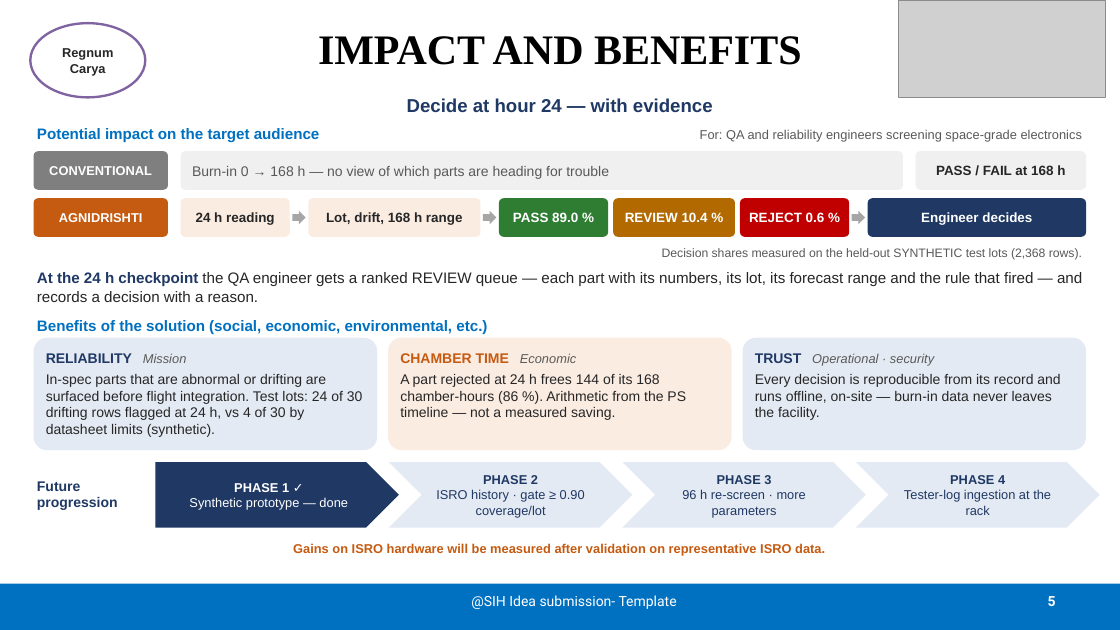
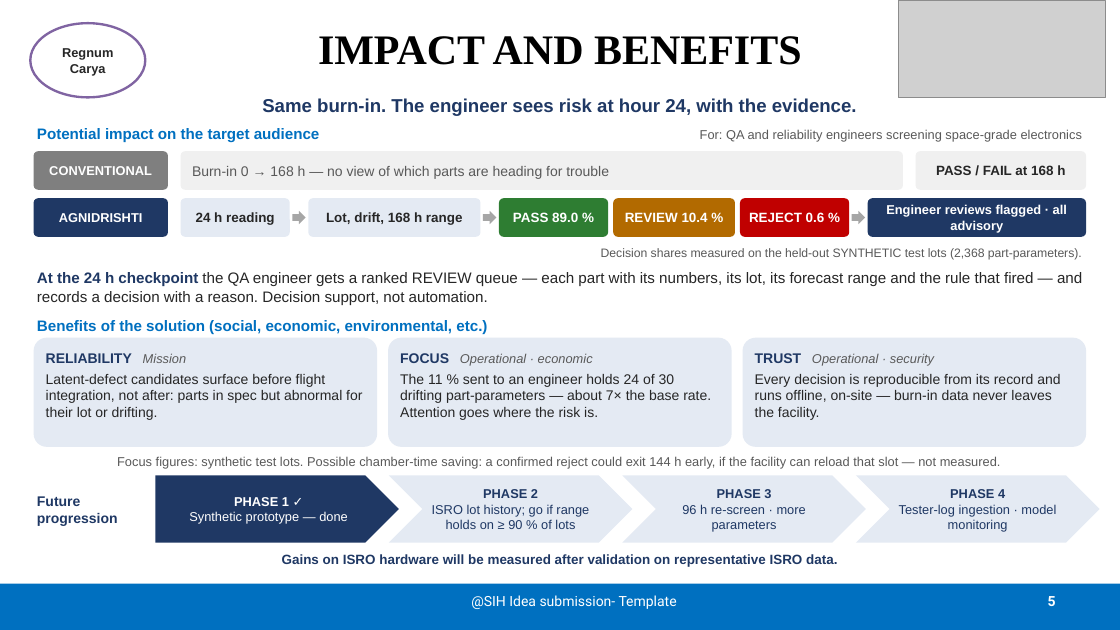
Before and after one commit to Mrudula211/AgniDrishti, a slide deck: slide 5 of docs/presentation/sih2026-idea-agnidrishti.pptx. Drawn at 1120x630 pixels with LibreOffice and Linux fonts; fonts in the diff are those of the drawing; grey boxes stand for pictures. Boxes give left, top, right and bottom in pixels: in the first picture for what was removed or moved away, otherwise in the second. Text is boxed around its words. In the diff, an @@ line names an element or a change of style, - is before the commit and + after.

Commit message:
Enhance AgniDrishti project documentation and implementation
- Updated presentation materials (PDF and PPTX) with new insights on decision support for ISRO burn-in QA and anomaly detection metrics.
- Revised project state documentation to reflect current experiment status and submission readiness as of 2026-09-29.
- Adjusted requirements specification to clarify implementation status and evidence requirements.
- Updated requirements traceability to include recorded evidence from synthetic data experiments and clarify the status of various metrics.
- Modified fit_pipeline.py and run_experiments.py to ensure proper UTF-8 encoding for console output, accommodating special characters.
- Introduced GitHub Actions workflow for automated testing across multiple Python versions and operating systems.

```diff
--- a/docs/presentation/sih2026-idea-agnidrishti.pptx
+++ b/docs/presentation/sih2026-idea-agnidrishti.pptx
@@ text at [262, 98, 857, 116]: text changed @@
-Decide at hour 24 — with evidence
+Same burn-in. The engineer sees risk at hour 24, with the evidence.
@@ rounded rectangle "AGNIDRISHTI" at [34, 198, 168, 237]: fill #C55A11 to #1F3864 @@
@@ text in rounded rectangle at [886, 204, 1067, 233]: text changed; size 11.5 to 11 pt @@
-Engineer decides
+Engineer reviews flagged · all advisory
@@ text at [601, 248, 1082, 260]: text changed @@
-Decision shares measured on the held-out SYNTHETIC test lots (2,368 rows).
+Decision shares measured on the held-out SYNTHETIC test lots (2,368 part-parameters).
@@ text at [37, 272, 1082, 305]: text changed @@
-At the 24 h checkpoint the QA engineer gets a ranked REVIEW queue — each part with its numbers, its lot, its forecast range and the rule that fired — and records a decision with a reason.
+At the 24 h checkpoint the QA engineer gets a ranked REVIEW queue — each part with its numbers, its lot, its forecast range and the rule that fired — and records a decision with a reason. Decision support, not automation.
@@ fill #FBECE2 to #E4EAF3 in 3 elements at [181, 198, 290, 237], [308, 198, 481, 237], [388, 338, 732, 447] @@
@@ text in rounded rectangle at [400, 353, 711, 420]: text changed @@
-CHAMBER TIME Economic
-A part rejected at 24 h frees 144 of its 168 chamber-hours (86 %). Arithmetic from the PS timeline — not a measured saving.
+FOCUS Operational · economic
+The 11 % sent to an engineer holds 24 of 30 drifting part-parameters — about 7× the base rate. Attention goes where the risk is.
@@ text in rounded rectangle at [46, 374, 362, 420]: text changed @@
-In-spec parts that are abnormal or drifting are surfaced before flight integration. Test lots: 24 of 30 drifting rows flagged at 24 h, vs 4 of 30 by datasheet limits (synthetic).
+Latent-defect candidates surface before flight integration, not after: parts in spec but abnormal for their lot or drifting.
@@ text added at [117, 456, 1001, 469], 11 pt, text #595959 @@
+Focus figures: synthetic test lots. Possible chamber-time saving: a confirmed reject could exit 144 h early, if the facility can reload that slot — not measured.
@@ 3 chevrons, 1 pentagon arrow, 1 text: place and size @@
-3 chevrons, 1 pentagon arrow, 1 text at [37, 462, 1100, 528]
+3 chevrons, 1 pentagon arrow, 1 text at [37, 476, 1100, 543]
@@ text in chevron at [432, 504, 589, 529]: text changed @@
-ISRO history · gate ≥ 0.90 coverage/lot
+ISRO lot history; go if range holds on ≥ 90 % of lots
@@ text in chevron at [899, 504, 1056, 532]: text changed @@
-Tester-log ingestion at the rack
+Tester-log ingestion · model monitoring
@@ text "Gains on ISRO hardware will ...": place and size @@
-text "Gains on ISRO hardware will ..." at [293, 543, 825, 556]
+text "Gains on ISRO hardware will ..." at [282, 554, 837, 567]
@@ text "Gains on ISRO hardware will ..." at [282, 554, 837, 567]: size 11 to 11.5 pt, text colour #C55A11 to #1F3864 @@
```
Also in this commit, not shown: 5 other slides changed, 14 other files.
